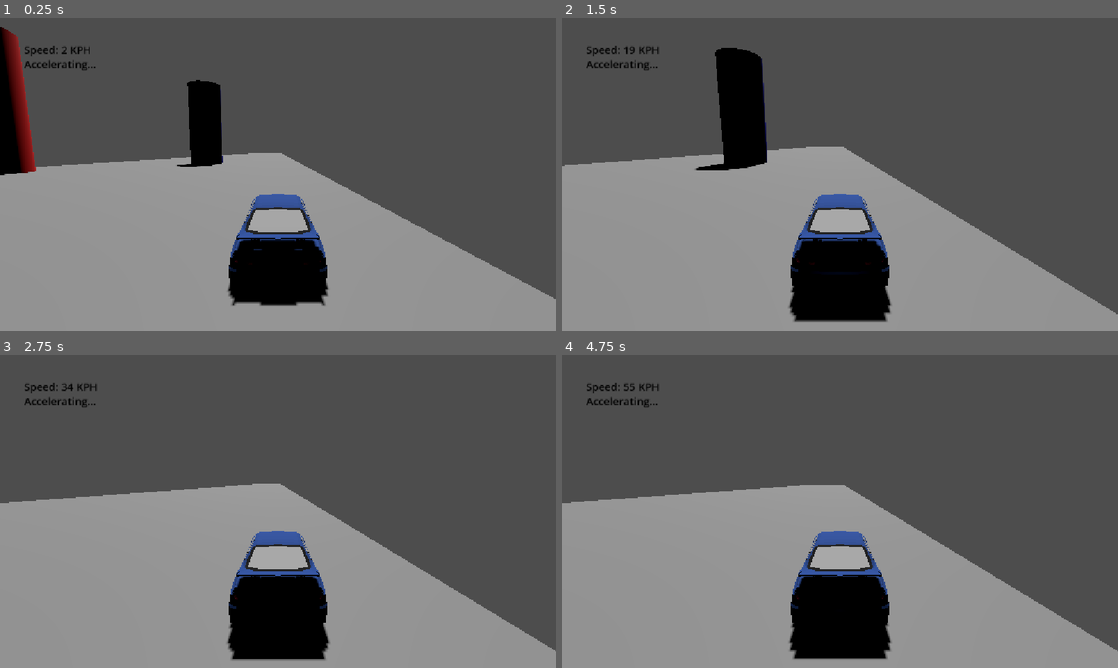
Above: before the commit, frames 1-4 (two rows, left to right).
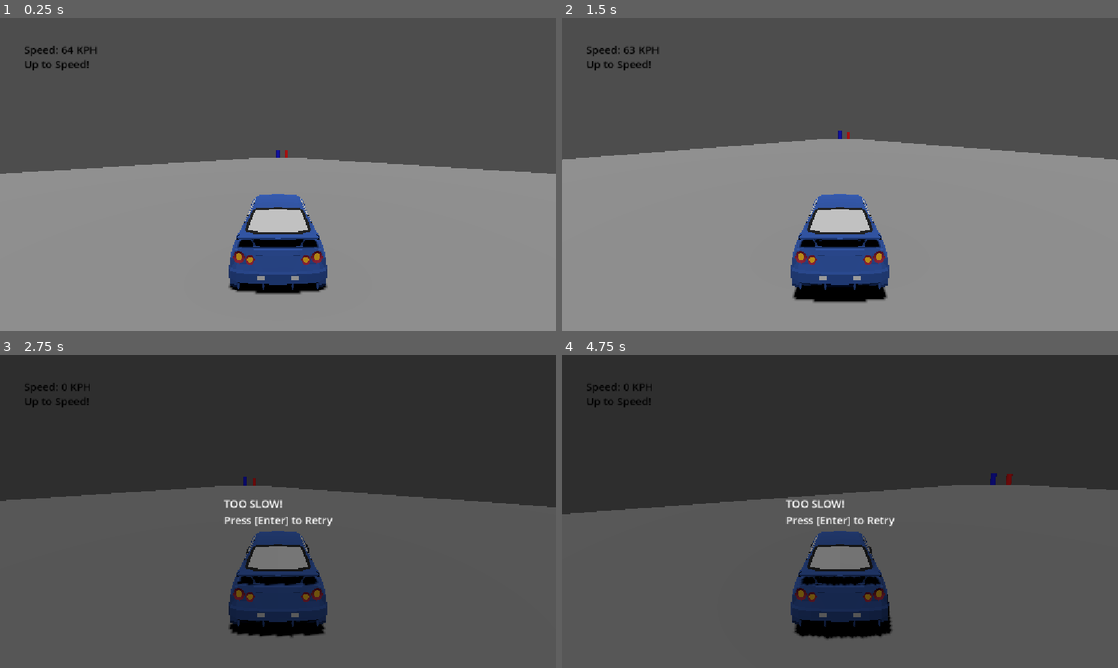
Above: after the commit, the same moments.

Repository: sjkillen/rat-race
Game: Godot game, scene res://Lucia.tscn
Same seed, same stepped clock (60 frames per second), same inputs: the game is played once before the commit and once after it.
Inputs:
- Up to frame 1 (0.25 s): no input
- Up to frame 2 (1.5 s): tap Enter (ui_accept) at 0.5, 1.35 s; hold Right (ui_right) 0.53-1.28 s; hold Enter (ui_accept) 0.53-1.28 s; hold Down (ui_down) from 1.28 s (still down)
- Up to frame 3 (2.75 s): tap Enter (ui_accept) at 1.52, 1.82 s; release Down (ui_down) at 2.03 s; hold Right (ui_right) from 2.03 s (still down); hold Enter (ui_accept) from 2.03 s (still down)
- Up to frame 4 (4.75 s): release Right (ui_right) at 2.78 s; release Enter (ui_accept) at 2.78 s; hold Up (ui_up) 2.78-3.53 s; tap Enter (ui_accept) at 2.85, 3.02, 3.32, 4.35, 4.52 s; hold Enter (ui_accept) 3.53-4.28 s; hold Left (ui_left) from 3.53 s (still down)

The runs differ from the first frame. In frame 1, 18% of the frame differs, in the area x 0-100%, y 2-92%; in frame 2, 21%; in frame 3, 87%, in the area x 0-100%, y 0-100%; in frame 4, 85%.

Commit message:
Added retry screen. Redid map slightly. Added bubble shader and particle effects

Diff:
--- a/Lucia.tscn
+++ b/Lucia.tscn
@@ -1,12 +1,7 @@
 [gd_scene format=3 uid="uid://rnhvkyg7sb5k"]
 
 [ext_resource type="PackedScene" uid="uid://b7p7fkrvwyyky" path="res://player.tscn" id="1_4m6y4"]
-
-[sub_resource type="BoxShape3D" id="BoxShape3D_mti6b"]
-size = Vector3(60, 2, 464.14246)
-
-[sub_resource type="BoxMesh" id="BoxMesh_mti6b"]
-size = Vector3(55, 2, 464)
+[ext_resource type="Shader" uid="uid://0shuka7rgml4" path="res://bubbles.tres" id="3_lyxng"]
 
 [sub_resource type="CylinderShape3D" id="CylinderShape3D_4kxuq"]
 height = 40.0
@@ -38,21 +33,74 @@
 default_font = SubResource("SystemFont_mm1bc")
 default_font_size = 22
 
+[sub_resource type="Curve" id="Curve_ux50o"]
+_data = [Vector2(0, 0), 0.0, 0.0, 0, 0, Vector2(1, 0.19101131), 0.0, 0.0, 0, 0]
+point_count = 2
+
+[sub_resource type="CurveTexture" id="CurveTexture_lwt3a"]
+curve = SubResource("Curve_ux50o")
+
+[sub_resource type="ParticleProcessMaterial" id="ParticleProcessMaterial_pllyl"]
+emission_shape = 1
+emission_sphere_radius = 3.49
+velocity_pivot = Vector3(0, 1, 0)
+direction = Vector3(0, 0, 0)
+spread = 114.231
+gravity = Vector3(0, 9.8, 0)
+linear_accel_min = -2.2351742e-06
+linear_accel_max = 6.2299976
+tangential_accel_min = -8.010002
+tangential_accel_max = 7.1099977
+scale_curve = SubResource("CurveTexture_lwt3a")
+
+[sub_resource type="Gradient" id="Gradient_ux50o"]
+interpolation_mode = 2
+offsets = PackedFloat32Array(0, 0.1213873, 0.3583815, 0.6242775, 0.78612715, 1)
+colors = PackedColorArray(0.37, 1, 0.42249995, 0.5019608, 0, 1, 1, 0.5019608, 0, 0, 1, 0.4745098, 1, 0, 1, 0.5019608, 0.97150004, 1, 0.43, 0.5019608, 0.79, 1, 1, 0.5019608)
+
+[sub_resource type="GradientTexture2D" id="GradientTexture2D_gun43"]
+gradient = SubResource("Gradient_ux50o")
+repeat = 2
+
+[sub_resource type="FastNoiseLite" id="FastNoiseLite_lyxng"]
+seed = 3
+frequency = 0.0079
+fractal_type = 0
+metadata/_preview_in_3d_space_ = true
+
+[sub_resource type="NoiseTexture2D" id="NoiseTexture2D_ux50o"]
+generate_mipmaps = false
+noise = SubResource("FastNoiseLite_lyxng")
+seamless = true
+
+[sub_resource type="ShaderMaterial" id="ShaderMaterial_gun43"]
+render_priority = 0
+shader = ExtResource("3_lyxng")
+shader_parameter/noise_texture = SubResource("NoiseTexture2D_ux50o")
+shader_parameter/color = SubResource("GradientTexture2D_gun43")
+shader_parameter/smoothness = 0.10000000149012
+
+[sub_resource type="SphereMesh" id="SphereMesh_lyxng"]
+material = SubResource("ShaderMaterial_gun43")
+
+[sub_resource type="ShaderMaterial" id="ShaderMaterial_lyxng"]
+render_priority = 0
+shader = ExtResource("3_lyxng")
+shader_parameter/smoothness = 0.0
+
+[sub_resource type="SphereMesh" id="SphereMesh_4kxuq"]
+material = SubResource("ShaderMaterial_lyxng")
+
+[sub_resource type="BoxShape3D" id="BoxShape3D_4kxuq"]
+size = Vector3(100, 6, 640)
+
+[sub_resource type="BoxMesh" id="BoxMesh_4kxuq"]
+size = Vector3(100, 6, 640)
+
 [node name="Lucia" type="Node3D" unique_id=1521041332]
 
 [node name="NissanGTR" parent="." unique_id=1156704833 instance=ExtResource("1_4m6y4")]
-transform = Transform3D(1, 0, 0, 0, 1, 0, 0, 0, 1, -19, 1.22682, -23)
-
-[node name="GroundPlane" type="StaticBody3D" parent="." unique_id=1914644254]
-transform = Transform3D(1, 0, 0, 0, 1, 0, 0, 0, 1, 0, -1, 0)
-
-[node name="CollisionShape3D" type="CollisionShape3D" parent="GroundPlane" unique_id=191256012]
-transform = Transform3D(1, 0, 0, 0, 1, 0, 0, 0, 1, 0, 0, 202.07123)
-shape = SubResource("BoxShape3D_mti6b")
-
-[node name="MeshInstance3D" type="MeshInstance3D" parent="GroundPlane" unique_id=622212519]
-transform = Transform3D(1, 0, 0, 0, 1, 0, 0, 0, 1, 2.5, 0, 202)
-mesh = SubResource("BoxMesh_mti6b")
+transform = Transform3D(-1, 0, -8.742278e-08, 0, 1, 0, 8.742278e-08, 0, -1, 0, 1, 559)
 
 [node name="DirectionalLight3D" type="DirectionalLight3D" parent="." unique_id=1746428440]
 transform = Transform3D(1, 0, 0, 0, 0.3901772, 0.92073977, 0, -0.92073977, 0.3901772, 0, 17.815596, 0)
@@ -80,9 +128,11 @@
 
 [node name="UI" type="Control" parent="." unique_id=1693195529]
 layout_mode = 3
-anchors_preset = 0
-offset_right = 40.0
-offset_bottom = 40.0
+anchors_preset = 15
+anchor_right = 1.0
+anchor_bottom = 1.0
+grow_horizontal = 2
+grow_vertical = 2
 theme = SubResource("Theme_4kxuq")
 
 [node name="Speedometer" type="Label" parent="UI" unique_id=2001617867]
@@ -102,3 +152,52 @@
 offset_bottom = 111.0
 theme_override_colors/font_color = Color(0, 0, 0, 1)
 text = "Accelerating!"
+
+[node name="Retry" type="ColorRect" parent="UI" unique_id=1675400397]
+layout_mode = 1
+anchors_preset = 15
+anchor_right = 1.0
+anchor_bottom = 1.0
+grow_horizontal = 2
+grow_vertical = 2
+color = Color(0, 0, 0, 0.39215687)
+
+[node name="Label" type="Label" parent="UI/Retry" unique_id=244288400]
+layout_mode = 1
+anchors_preset = 8
+anchor_left = 0.5
+anchor_top = 0.5
+anchor_right = 0.5
+anchor_bottom = 0.5
+offset_left = -20.0
+offset_top = -15.5
+offset_right = 20.0
+offset_bottom = 15.5
+grow_horizontal = 2
+grow_vertical = 2
+text = "TOO SLOW!
+Press [Enter] to Retry"
+
+[node name="DeathRattle" type="GPUParticles3D" parent="." unique_id=1531589323]
+transform = Transform3D(1, 0, 0, 0, 1, 0, 0, 0, 1, 0, 3, -1.8426409)
+amount = 50
+speed_scale = 0.5
+explosiveness = 0.65
+process_material = SubResource("ParticleProcessMaterial_pllyl")
+draw_pass_1 = SubResource("SphereMesh_lyxng")
+
+[node name="MeshInstance3D" type="MeshInstance3D" parent="." unique_id=671311924]
+transform = Transform3D(1, 0, 0, 0, 1, 0, 0, 0, 1, 0, 3, 8)
+material_override = SubResource("ShaderMaterial_gun43")
+mesh = SubResource("SphereMesh_4kxuq")
+
+[node name="StaticBody3D" type="StaticBody3D" parent="." unique_id=574244968]
+transform = Transform3D(1, 0, 0, 0, 1, 0, 0, 0, 1, 0, 0, 304)
+
+[node name="CollisionShape3D" type="CollisionShape3D" parent="StaticBody3D" unique_id=684839652]
+transform = Transform3D(1, 0, 0, 0, 1, 0, 0, 0, 1, 0, -3, 0)
+shape = SubResource("BoxShape3D_4kxuq")
+
+[node name="MeshInstance3D" type="MeshInstance3D" parent="StaticBody3D" unique_id=852242794]
+transform = Transform3D(1, 0, 0, 0, 1, 0, 0, 0, 1, 0, -3, 0)
+mesh = SubResource("BoxMesh_4kxuq")
--- /dev/null
+++ b/bubbles.gdshader
@@ -0,0 +1,35 @@
+shader_type spatial;
+
+uniform sampler2D noise_texture;
+uniform sampler2D color;
+uniform float smoothness : hint_range(0.0, 1.0, 0.1);
+
+varying vec3 world_position;
+
+void vertex() {
+	world_position = (MODEL_MATRIX * vec4(VERTEX, 1.0)).xyz;
+	float height = texture(noise_texture, VERTEX.xz * smoothness + vec2(TIME * 0.1)).r;
+	VERTEX += NORMAL * height;
+}
+
+float fresnel(vec3 normal, mat4 camera_matrix) {
+	vec3 view_direction_world = (camera_matrix * vec4(0.0, 0.0, 1.0, 0.0)).xyz;
+	vec3 normal_world = (camera_matrix * vec4(normal, 0.0)).xyz;
+
+	float fresnel = dot(view_direction_world, normal_world);
+	fresnel = clamp(abs(fresnel), 0.0, 1.0);
+	return 1.0 - fresnel;
+}
+
+void fragment() {
+	float fresnel = fresnel(NORMAL, INV_VIEW_MATRIX);
+	ALBEDO = texture(color, world_position.yz + vec2(TIME * 0.51)).rgb;
+	ROUGHNESS = 0.0f;
+	ALPHA = fresnel;
+
+}
+
+//void light() {
+//	// Called for every pixel for every light affecting the material.
+//	// Uncomment to replace the default light processing function with this one.
+//}
--- /dev/null
+++ b/bubbles.tres
@@ -0,0 +1,39 @@
+[gd_resource type="Shader" format=3 uid="uid://0shuka7rgml4"]
+
+[resource]
+code = "shader_type spatial;
+
+uniform sampler2D noise_texture;
+uniform sampler2D color;
+uniform float smoothness : hint_range(0.0, 1.0, 0.1);
+
+varying vec3 world_position;
+
+void vertex() {
+	world_position = (MODEL_MATRIX * vec4(VERTEX, 1.0)).xyz;
+	float height = texture(noise_texture, VERTEX.xz * smoothness + vec2(TIME * 0.1)).r;
+	VERTEX += NORMAL * height;
+}
+
+float fresnel(vec3 normal, mat4 camera_matrix) {
+	vec3 view_direction_world = (camera_matrix * vec4(0.0, 0.0, 1.0, 0.0)).xyz;
+	vec3 normal_world = (camera_matrix * vec4(normal, 0.0)).xyz;
+
+	float fresnel = dot(view_direction_world, normal_world);
+	fresnel = clamp(abs(fresnel), 0.0, 1.0);
+	return 1.0 - fresnel;
+}
+
+void fragment() {
+	float fresnel = fresnel(NORMAL, INV_VIEW_MATRIX);
+	ALBEDO = texture(color, world_position.yz + vec2(TIME * 0.01)).rgb;
+	ROUGHNESS = 0.0f;
+	ALPHA = fresnel;
+
+}
+
+//void light() {
+//	// Called for every pixel for every light affecting the material.
+//	// Uncomment to replace the default light processing function with this one.
+//}
+"
--- a/player.gd
+++ b/player.gd
@@ -3,12 +3,15 @@
 
 const MAX_STEER = 0.8  # 45 degrees limit on turn
 const ENGINE_POWER = 300
+const AUTOSTART_FORCE = 65
 var up_to_speed = false  # When true, allows player to die when below threshold
 
 
 # Called when the node enters the scene tree for the first time.
 func _ready() -> void:
-	pass
+	get_node("../UI/Retry").hide()
+	linear_velocity = global_basis * Vector3.MODEL_FRONT * AUTOSTART_FORCE
+
 	# Gets rid of mouse while playing
 	#Input.set_mouse_mode(Input.MOUSE_MODE_CAPTURED)
 
@@ -33,9 +36,9 @@
 	if fwd_mps <= 60 and up_to_speed == false:
 		# Disable the controls
 		engine_force = 0.0
-		steering = 0.0
+		# Uncomment to get rid of steering
+		#steering = 0.0
 		get_node("../UI/SpeedStatus").text = "Accelerating..."
-		apply_force(Vector3.MODEL_FRONT * ENGINE_POWER * 2)
 
 	# Once up to speed, change the flag and allow player to accelerate at will
 	if fwd_mps >= 60 and up_to_speed == false:
@@ -47,4 +50,10 @@
 		destroy_car()
 
 func destroy_car() -> void:
-	get_node("../UI/SpeedStatus").text = "Too Slow!"
+	get_node("../UI/Retry").show()
+	linear_velocity = (Vector3.ZERO)
+	#get_node("../UI/SpeedStatus").text = "Too Slow!"
+
+func _unhandled_input(event: InputEvent) -> void:
+	if event.is_action_pressed("ui_accept") and get_node("../UI/Retry").visible:
+		get_tree().reload_current_scene()
Not shown, added: bubbles.gdshader.uid
